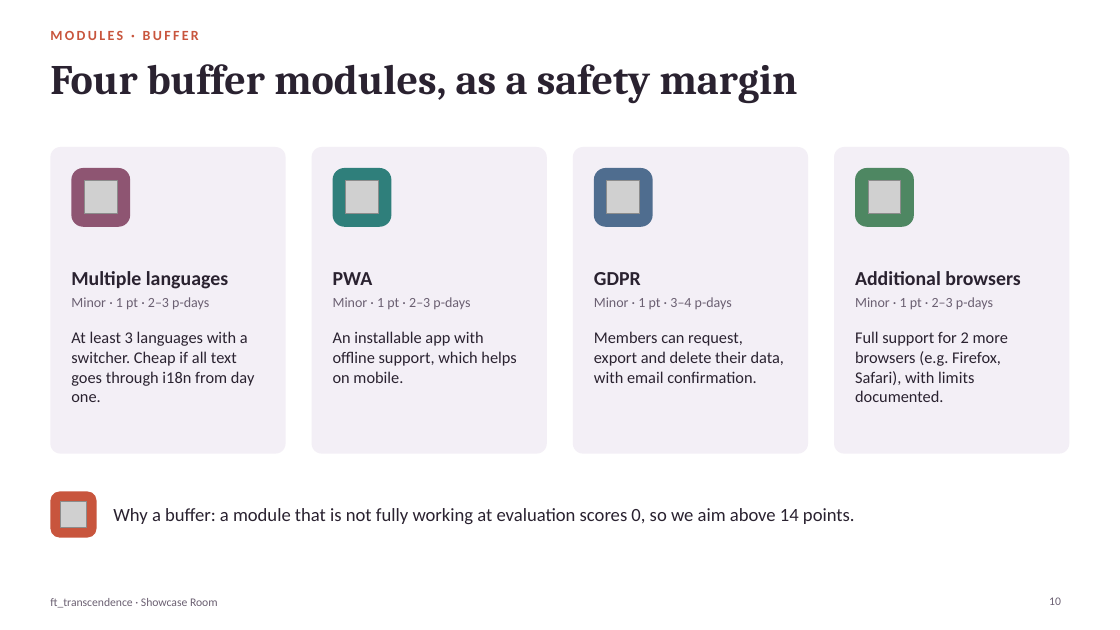
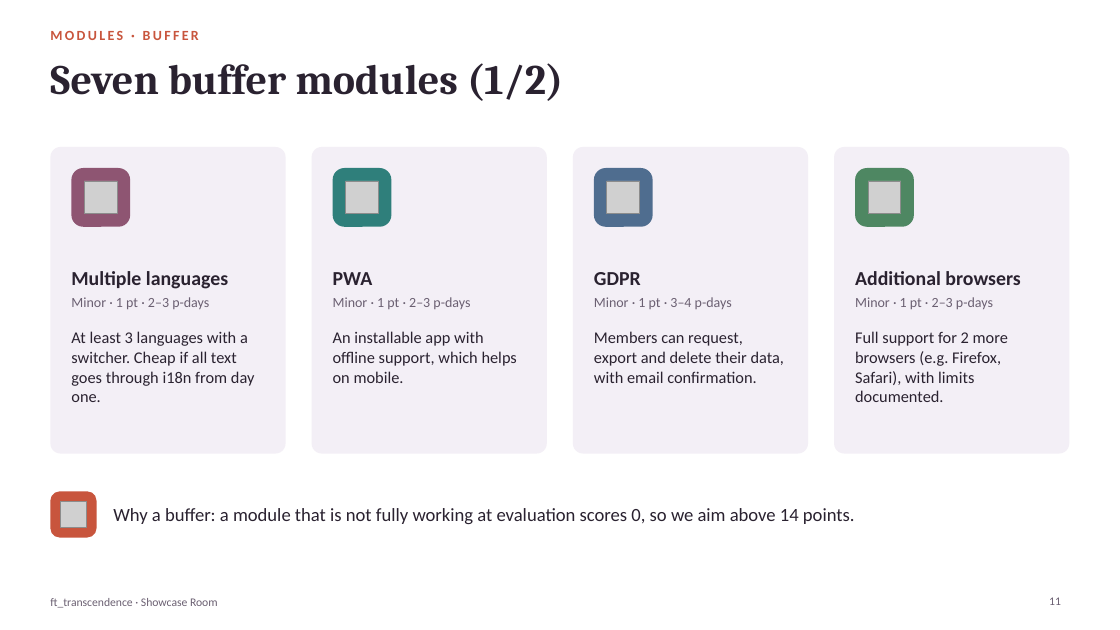
Before and after one commit to Komorebi-32/Transcendance, a slide deck: slide 11 of documentation/slides/showcase_room_overview_en.pptx (slide 10 before the commit). Drawn at 1120x630 pixels with LibreOffice and Linux fonts; fonts in the diff are those of the drawing; grey boxes stand for pictures. Boxes give left, top, right and bottom in pixels: in the first picture for what was removed or moved away, otherwise in the second. Text is boxed around its words. In the diff, an @@ line names an element or a change of style, - is before the commit and + after.

```diff
--- a/documentation/slides/showcase_room_overview_en.pptx
+++ b/documentation/slides/showcase_room_overview_en.pptx
@@ title at <box>50,63,563,101</box>: text changed @@
-Four buffer modules, as a safety margin
+Seven buffer modules (1/2)
@@ page number at <box>1049,597,1061,605</box>: text changed @@
-10
+11
```
Also in this commit, not shown: 6 other slides changed, 4 slides added, 2 slides removed, 6 other files.
